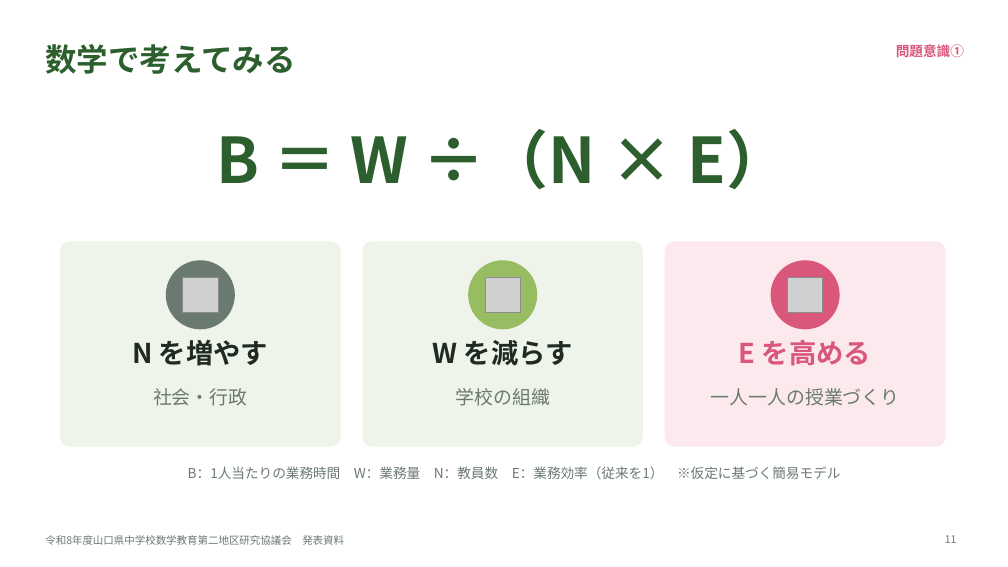
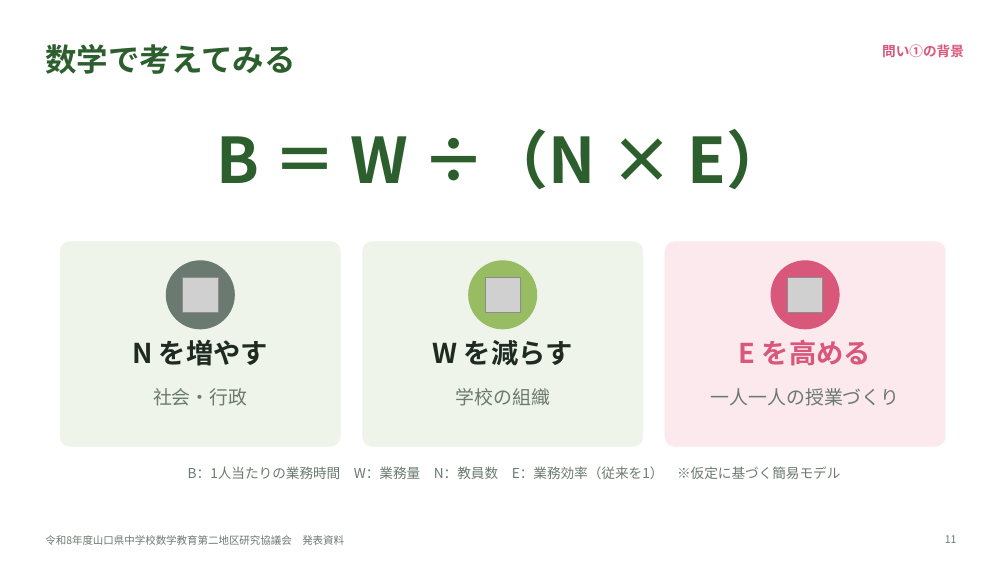
Before and after one commit to margiela14th-sudo/my-ai-project, a slide deck: slide 11 of 07_完成資料/県大会発表_生成AI授業再構築.pptx. Drawn at 1008x567 pixels with LibreOffice and Linux fonts; fonts in the diff are those of the drawing; grey boxes stand for pictures. Boxes give left, top, right and bottom in pixels: in the first picture for what was removed or moved away, otherwise in the second. Text is boxed around its words. In the diff, an @@ line names an element or a change of style, - is before the commit and + after.

```diff
--- a/07_完成資料/県大会発表_生成AI授業再構築.pptx
+++ b/07_完成資料/県大会発表_生成AI授業再構築.pptx
@@ text at [882,44,964,57]: text changed @@
-問題意識①
+問い①の背景
```
Also in this commit, not shown: 15 other slides changed, 5 slides added, 4 slides removed, 10 other files.
